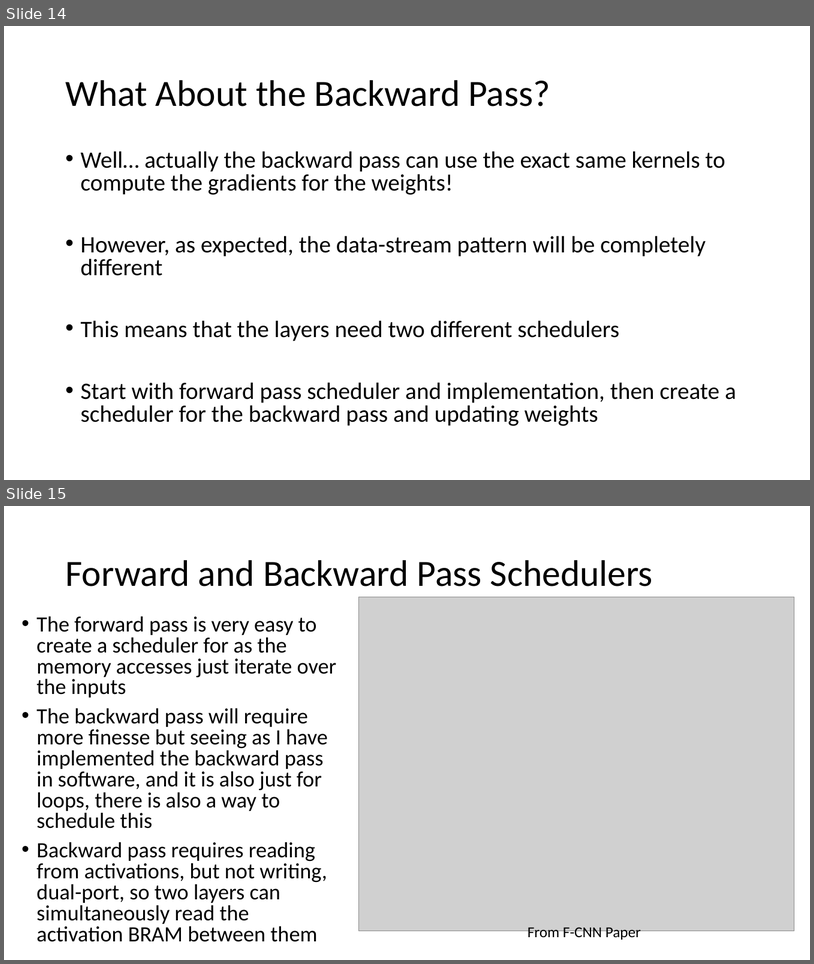
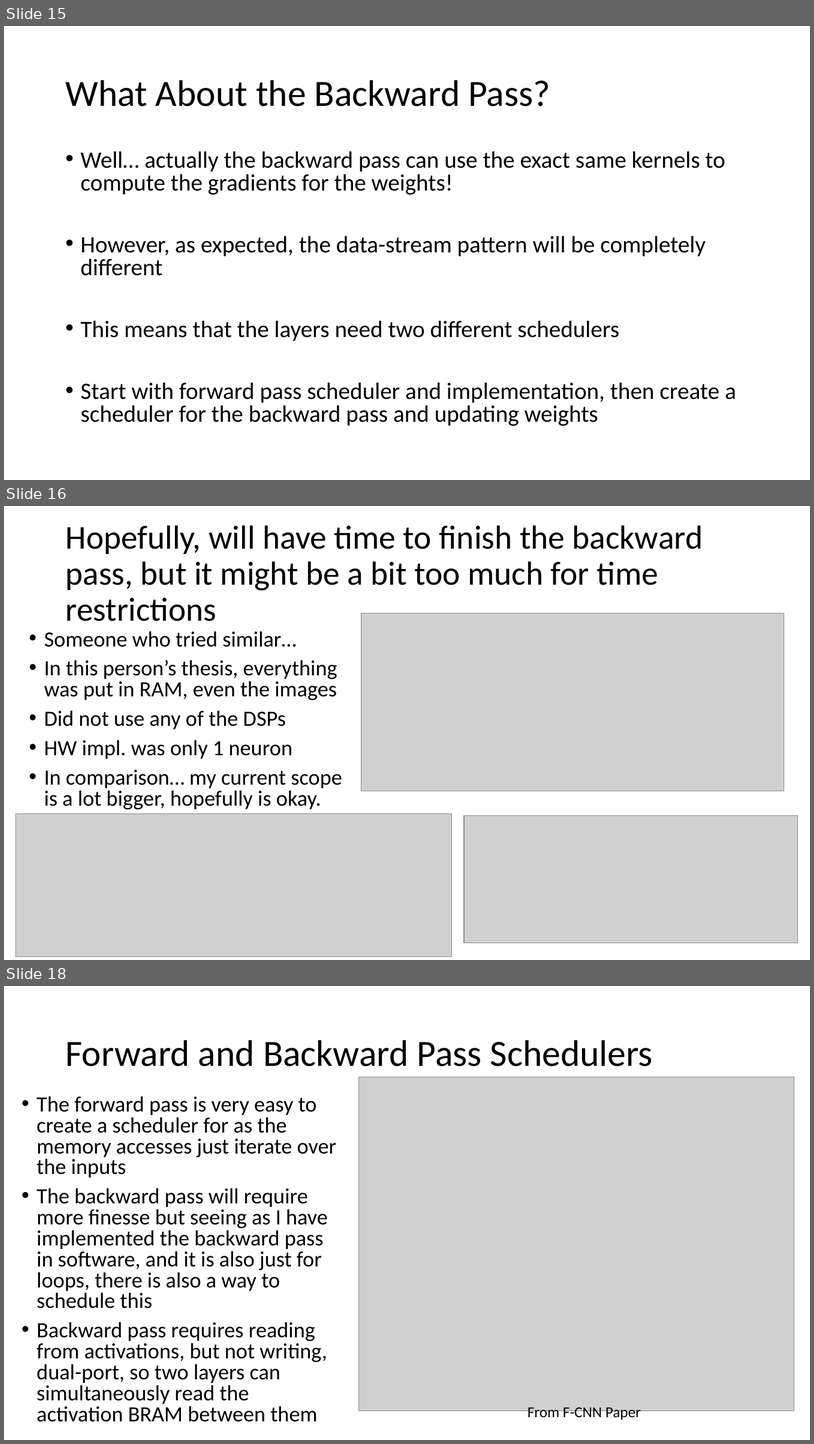
Before and after one commit to erikgroving/NeuralNetworkHardwareAccelerator, a slide deck: WeeklyPresentations/update6_04_08.pptx. Shown one above the other, each under a label of ours: slides 14 and 15 before the commit, slides 15, 16 and 18 after it; the slides between them are not shown. The pictures are 814x964 and 814x1444 pixels, drawn with LibreOffice and Linux fonts; fonts in the diff are those of the drawing; grey boxes stand for pictures. Boxes give left, top, right and bottom in pixels: in the first picture for what was removed or moved away, otherwise in the second. Text is boxed around its words. In the diff, an @@ line names an element or a change of style, - is before the commit and + after.

```diff
--- a/WeeklyPresentations/update6_04_08.pptx
+++ b/WeeklyPresentations/update6_04_08.pptx
@@ slide 16 added at <box>4,506,810,960</box>, background #FFFFFF @@
@@ title added at <box>65,525,703,621</box>, 39.6 pt, text #000000 @@
+Hopefully, will have time to finish the backward pass, but it might be a bit too much for time restrictions
@@ picture added at <box>362,613,785,791</box> @@
@@ text added at <box>44,631,342,810</box>, 25.9 pt, text #000000 @@
+• Someone who tried similar…
+• In this person’s thesis, everything was put in RAM, even the images
+• Did not use any of the DSPs
+• HW impl. was only 1 neuron
+• In comparison… my current scope is a lot bigger, hopefully is okay.
@@ picture added at <box>16,813,452,956</box> @@
@@ picture added at <box>464,815,799,942</box> @@
@@ what was slide 14 is now slide 15 @@
@@ what was slide 15 is now slide 18 @@
```
Also in this commit, not shown: 2 slides changed, 2 other slides added, 7 other files.
